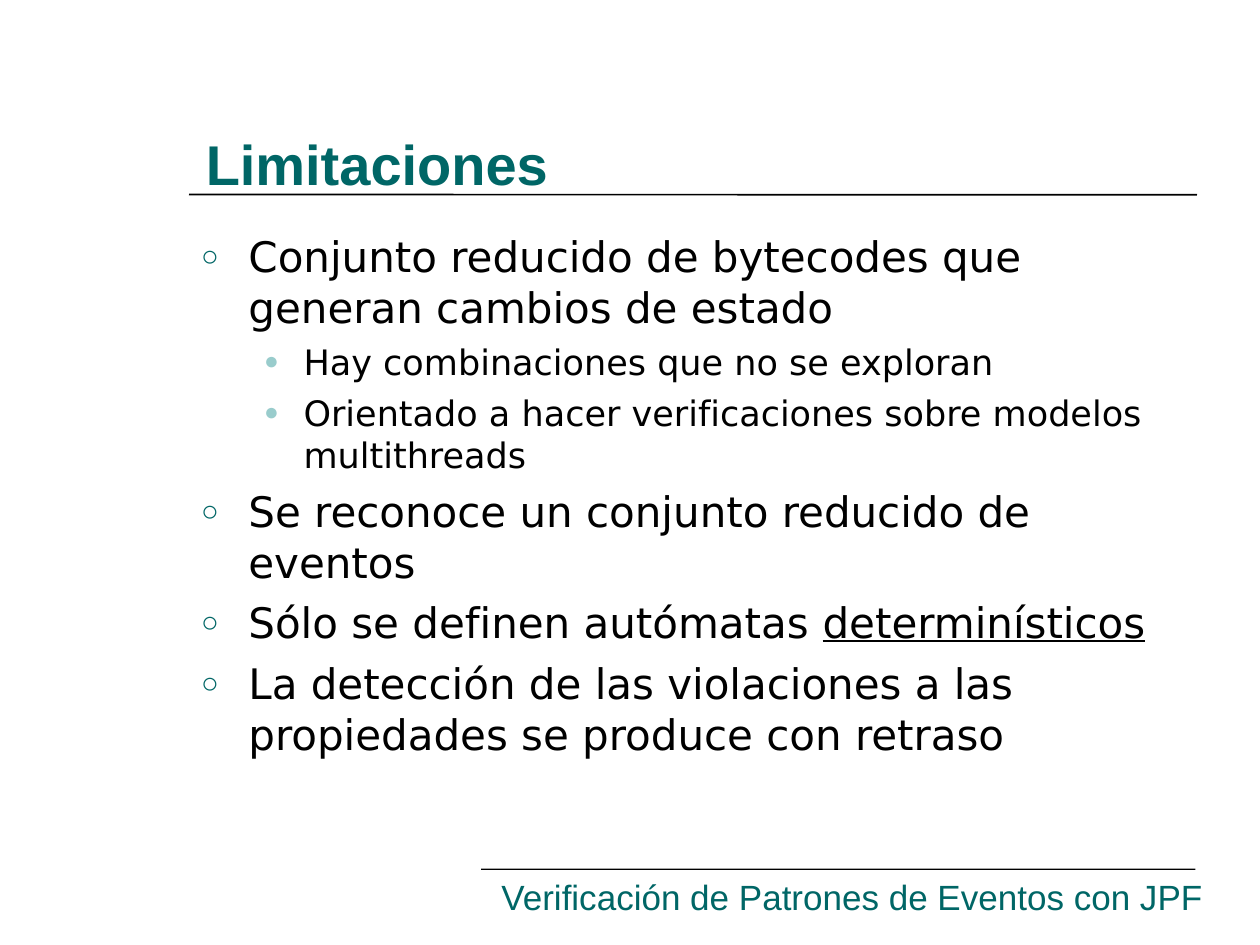
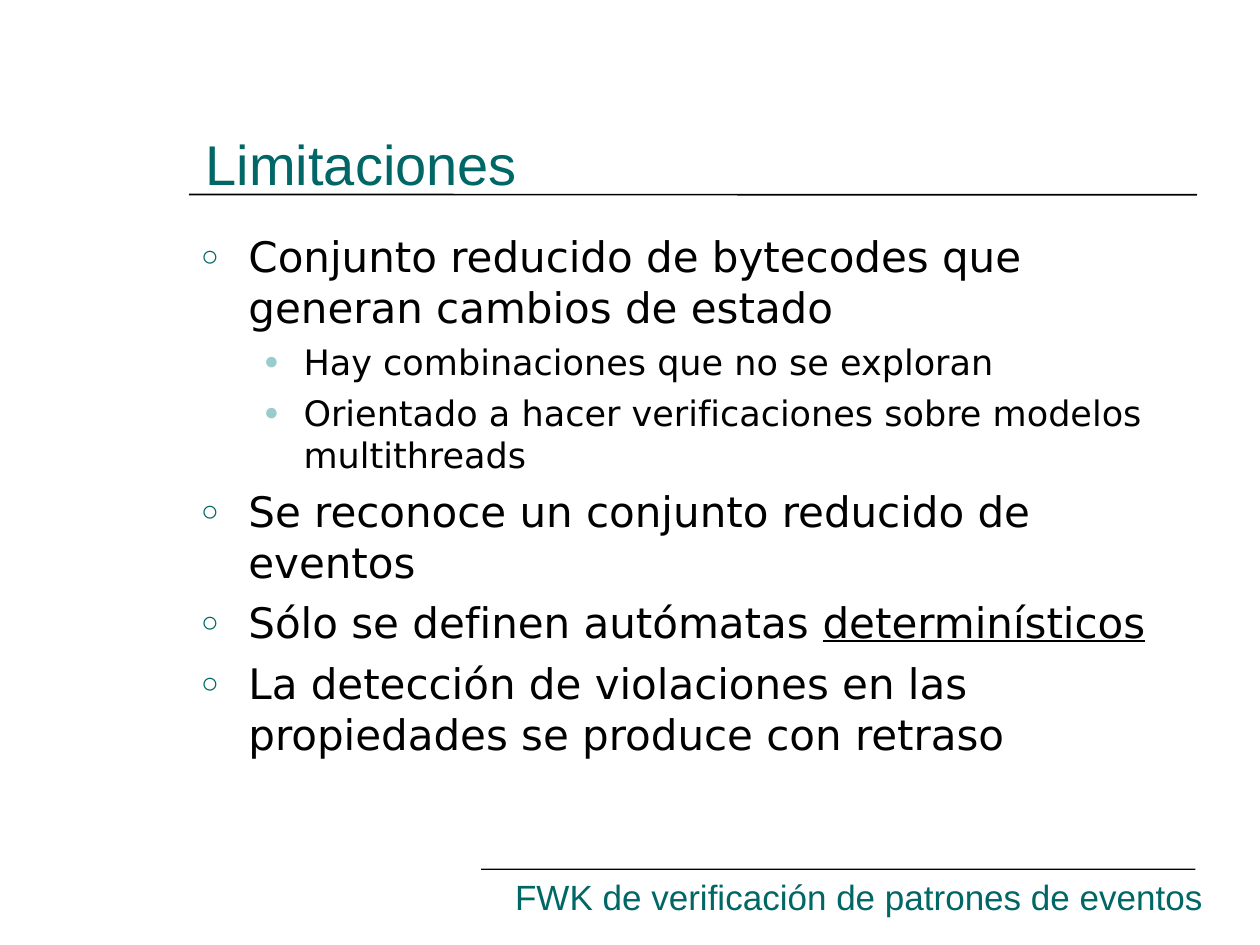
Before and after one commit to hugomelendez/tesis-jpf-2006, a slide deck: slide 28 of tesis-doc/Presentación.ppt. Drawn at 1260x945 pixels with LibreOffice and Linux fonts; fonts in the diff are those of the drawing. Boxes give left, top, right and bottom in pixels: in the first picture for what was removed or moved away, otherwise in the second. Text is boxed around its words. In the diff, an @@ line names an element or a change of style, - is before the commit and + after.

```diff
--- a/tesis-doc/Presentación.ppt
+++ b/tesis-doc/Presentación.ppt
@@ title "Limitaciones" at box(206, 144, 517, 196): bold off @@
@@ text at box(248, 665, 1004, 759): text changed @@
-○ La detección de las violaciones a las propiedades se produce con retraso
+○ La detección de violaciones en las propiedades se produce con retraso
@@ text at box(515, 884, 1203, 917): text changed @@
-Verificación de Patrones de Eventos con JPF
+FWK de verificación de patrones de eventos
```
Also in this commit, not shown: 12 other slides changed.
